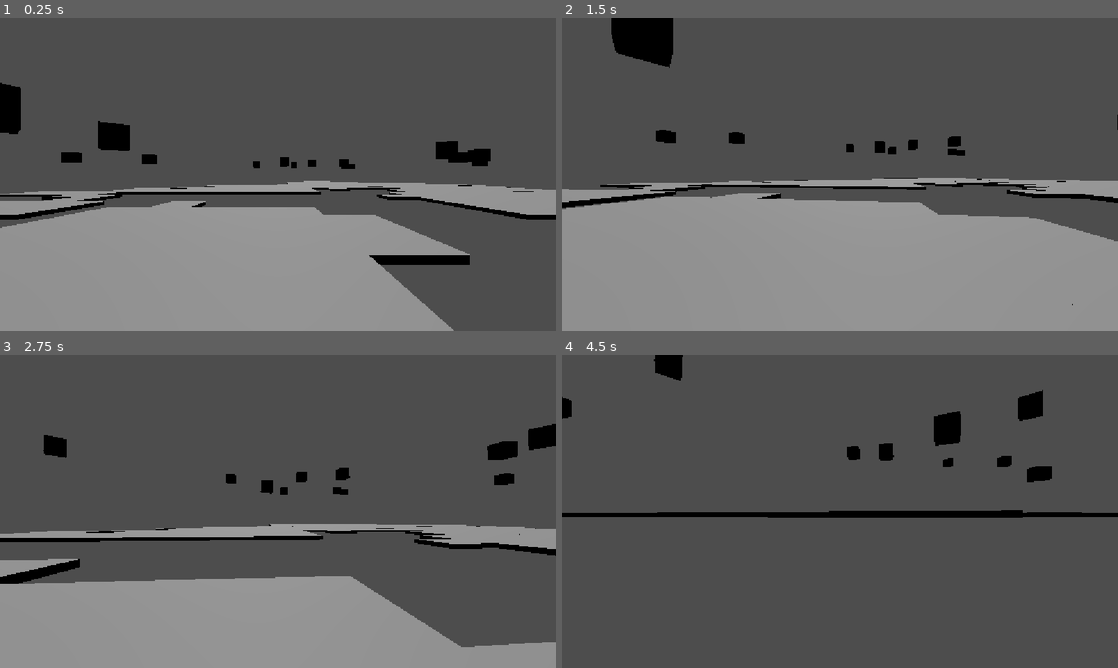
Above: before the commit, frames 1-4 (two rows, left to right).
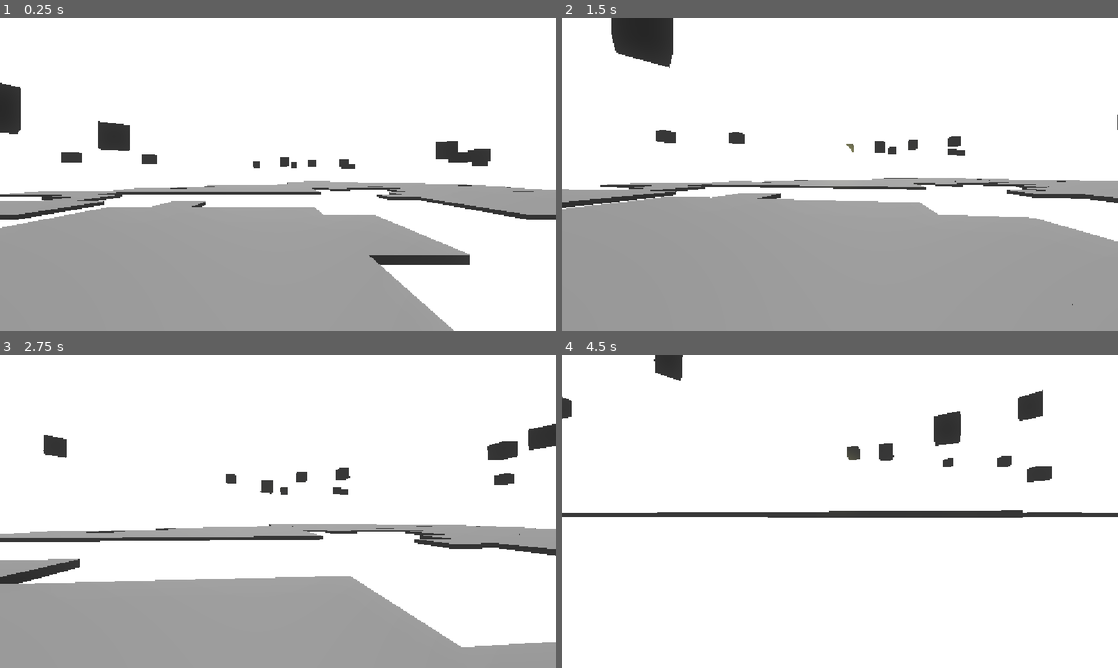
Above: after the commit, the same moments.

Repository: matthewmolitordev/hoard-hunters
Game: Godot game, scene res://world.tscn
The game is run twice, just before and just after one commit, with the same random seed, the same clock (stepped at 60 frames per second) and the same inputs.
Inputs (mouse positions are in pixels of both pictures, inside the frame that each line leads up to):
- Up to frame 1 (0.25 s): no input
- Up to frame 2 (1.5 s): tap Enter (ui_accept) at 0.5, 0.77 s; move the mouse to (867, 174) at 0.52 s; hold 1 (action_bar_slot_1, bound only after the commit) 0.53-1.28 s; hold W (move_forward) from 0.53 s (still down); move the mouse to (812, 174) at 1.27 s; tap 1 (action_bar_slot_1, bound only after the commit) at 1.35 s
- Up to frame 3 (2.75 s): keep holding W (move_forward); tap Enter (ui_accept) at 1.52 s; move the mouse to (289, 505) at 2.02 s; hold 1 (action_bar_slot_1, bound only after the commit) from 2.03 s (still down)
- Up to frame 4 (4.5 s): keep holding W (move_forward); move the mouse to (834, 517) at 2.77 s; release 1 (action_bar_slot_1, bound only after the commit) at 2.78 s; tap 1 (action_bar_slot_1, bound only after the commit) at 2.85, 4.35 s; tap Enter (ui_accept) at 3.02, 3.77 s; move the mouse to (878, 514) at 3.52 s; hold 1 (action_bar_slot_1, bound only after the commit) 3.53-4.28 s; move the mouse to (795, 508) at 4.27 s

The runs differ from the first frame. In frame 1, 68% of the frame differs, in the area x 0-100%, y 0-100%; in frame 2, 58%; in frame 3, 74%; in frame 4, 100%.

Commit message:
feat: add fireball to action slot 1

Diff:
--- /dev/null
+++ b/fireball.gd
@@ -0,0 +1,19 @@
+extends Area3D
+
+@export var speed: float = 20.0
+@export var lifetime: float = 3.0
+
+var velocity:Vector3 = Vector3.ZERO
+
+func _ready() -> void:
+	body_entered.connect(_on_body_entered)
+	await get_tree().create_timer(lifetime).timeout
+	queue_free()
+
+func _physics_process(delta: float) -> void:
+	global_position += velocity * delta
+
+func _on_body_entered(body:Node) -> void:
+	if body.is_in_group("enemy"):
+		body.queue_free()
+	queue_free()
--- /dev/null
+++ b/fireball.tscn
@@ -0,0 +1,26 @@
+[gd_scene format=3 uid="uid://b2304n47afmuv"]
+
+[ext_resource type="Script" uid="uid://bvyyedgblfou6" path="res://fireball.gd" id="1_sf4mh"]
+
+[sub_resource type="SphereMesh" id="SphereMesh_h7n1j"]
+radius = 0.2
+height = 0.4
+
+[sub_resource type="StandardMaterial3D" id="StandardMaterial3D_olwj8"]
+albedo_color = Color(0.7882353, 0.37254903, 0.12941177, 1)
+emission_enabled = true
+emission = Color(0.7882353, 0.37254903, 0.12941177, 1)
+emission_energy_multiplier = 14.59
+
+[sub_resource type="SphereShape3D" id="SphereShape3D_h7n1j"]
+radius = 0.2
+
+[node name="Fireball" type="Area3D" unique_id=1223498027]
+script = ExtResource("1_sf4mh")
+
+[node name="MeshInstance3D" type="MeshInstance3D" parent="." unique_id=548294878]
+mesh = SubResource("SphereMesh_h7n1j")
+surface_material_override/0 = SubResource("StandardMaterial3D_olwj8")
+
+[node name="CollisionShape3D" type="CollisionShape3D" parent="." unique_id=1197564091]
+shape = SubResource("SphereShape3D_h7n1j")
--- a/player.gd
+++ b/player.gd
@@ -1,4 +1,8 @@
 extends CharacterBody3D
+
+const FIREBALL_SCENE = preload("res://fireball.tscn")
+@export var fire_ball_cooldown: float = 0.3
+var fireball_can_shoot: bool = true
 
 # exposed variable editable in the inspector panel
 @export var speed: float = 3.0
@@ -63,3 +67,20 @@
 		rotate_y(-event.relative.x * mouse_sensitivity)
 		camera.rotate_x(-event.relative.y * mouse_sensitivity)
 		camera.rotation.x = clamp(camera.rotation.x, deg_to_rad(-85), deg_to_rad(85))
+
+	#handle mouse click (fireball)
+	if event.is_action_pressed("action_bar_slot_1") and fireball_can_shoot:
+		shoot_fireball()
+
+
+func shoot_fireball() ->void:
+	fireball_can_shoot = false
+	var fireball = FIREBALL_SCENE.instantiate()
+	get_tree().root.add_child(fireball)
+	var camera_node = $Camera3D
+	var forward_vector = -camera_node.global_transform.basis.z.normalized()
+	fireball.global_position = global_position + forward_vector * 1
+	fireball.velocity = forward_vector * fireball.speed
+	fireball.look_at(fireball.global_position + forward_vector, Vector3.UP)
+	await get_tree().create_timer(fire_ball_cooldown).timeout
+	fireball_can_shoot = true
--- a/project.godot
+++ b/project.godot
@@ -42,6 +42,11 @@
 "events": [Object(InputEventKey,"resource_local_to_scene":false,"resource_name":"","device":-1,"window_id":0,"alt_press …(192 unchanged characters)…
 ]
 }
+action_bar_slot_1={
+"deadzone": 0.2,
+"events": [Object(InputEventKey,"resource_local_to_scene":false,"resource_name":"","device":-1,"window_id":0,"alt_pressed":false,"shift_pressed":false,"ctrl_pressed":false,"meta_pressed":false,"pressed":false,"keycode":0,"physical_keycode":49,"key_label":0,"unicode":49,"location":0,"echo":false,"script":null)
+]
+}
 
 [physics]
 
--- a/sentry.tscn
+++ b/sentry.tscn
@@ -9,7 +9,7 @@
 [sub_resource type="SphereShape3D" id="SphereShape3D_h7n1j"]
 radius = 20.0
 
-[node name="Sentry" type="CharacterBody3D" unique_id=81391864]
+[node name="Sentry" type="CharacterBody3D" unique_id=81391864 groups=["enemy"]]
 script = ExtResource("1_lf4fg")
 
 [node name="CollisionShape3D" type="CollisionShape3D" parent="." unique_id=1443697117]
--- a/world.tscn
+++ b/world.tscn
@@ -2,6 +2,10 @@
 
 [ext_resource type="PackedScene" uid="uid://bd4abpdncwq8b" path="res://player.tscn" id="1_f3sb7"]
 [ext_resource type="Script" uid="uid://co4bn81gso7cq" path="res://dungeon_generator.gd" id="2_fj7yv"]
+
+[sub_resource type="Environment" id="Environment_h7n1j"]
+glow_enabled = true
+glow_bloom = 0.3
 
 [node name="World" type="Node3D" unique_id=1830653815]
 
@@ -14,3 +18,6 @@
 [node name="DungeonGenerator" type="Node3D" parent="." unique_id=1522880769]
 script = ExtResource("2_fj7yv")
 absolute_seed = 122
+
+[node name="WorldEnvironment" type="WorldEnvironment" parent="." unique_id=1891180988]
+environment = SubResource("Environment_h7n1j")
Not shown, added: fireball.gd.uid
